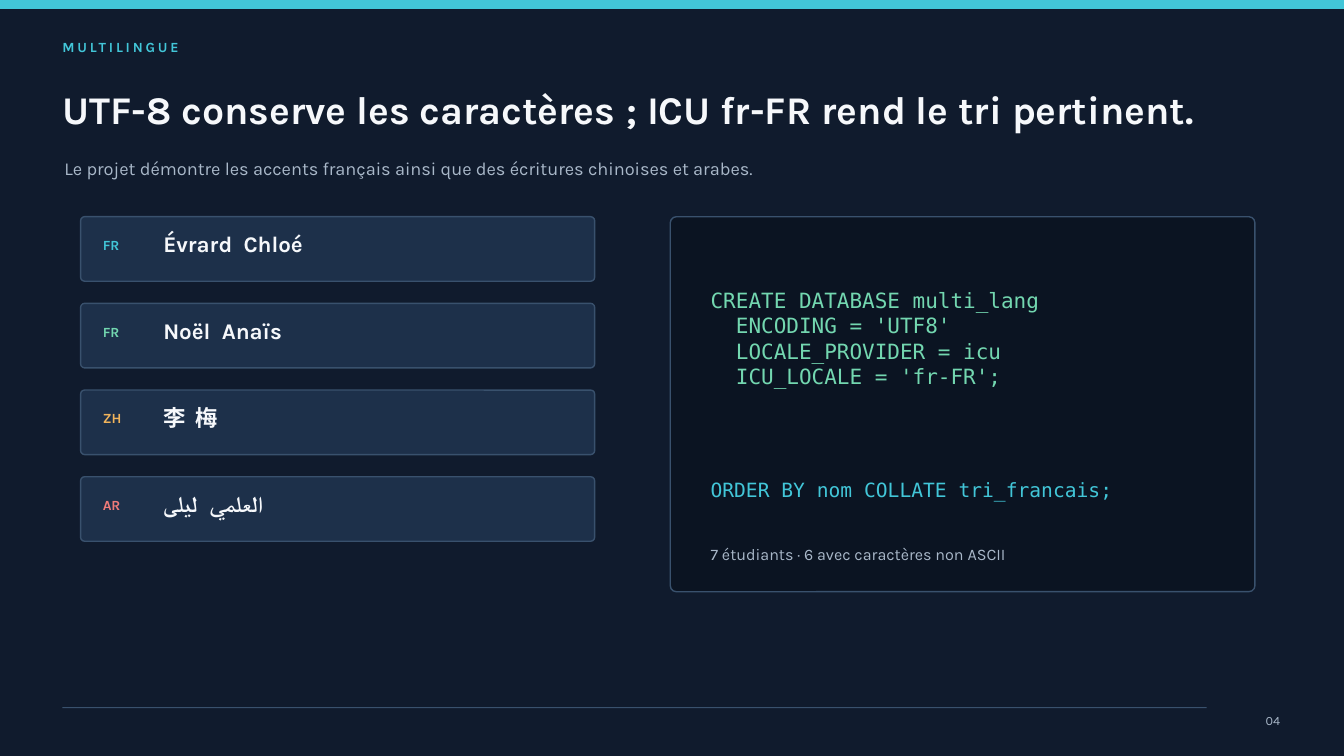
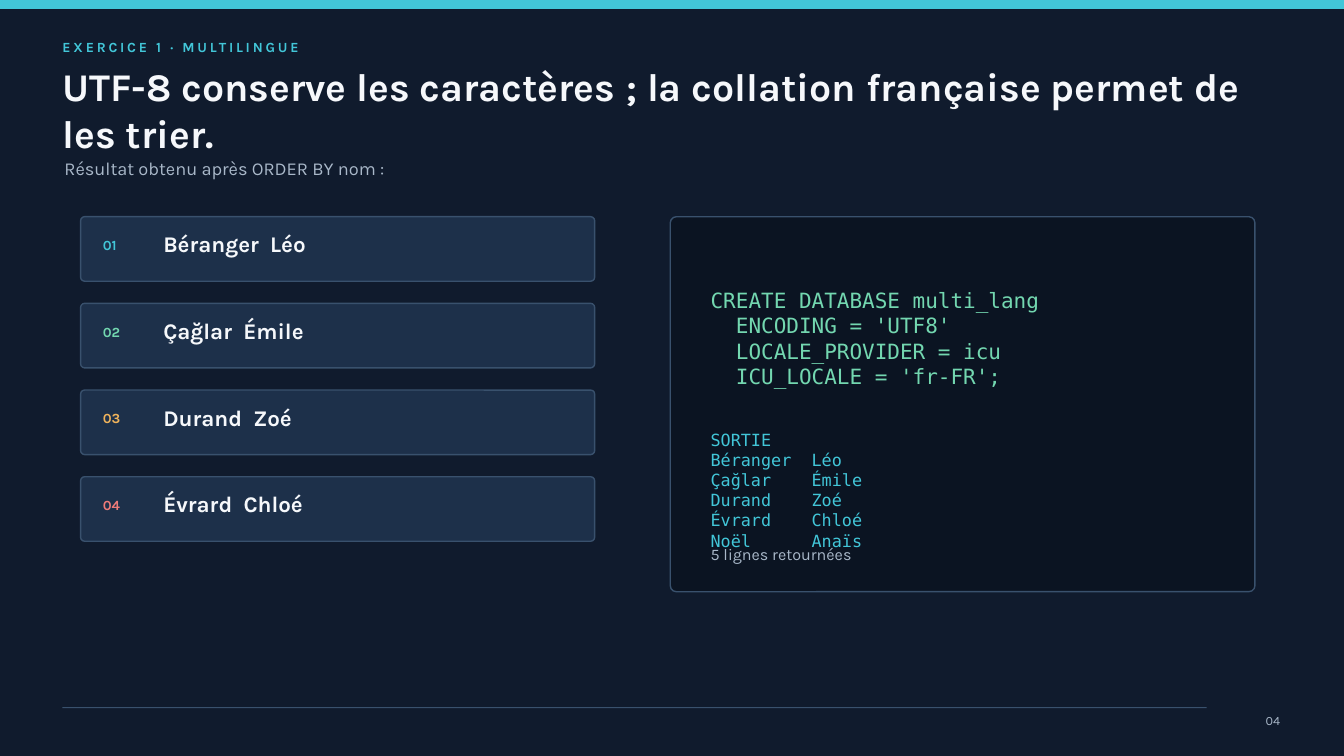
Before and after one commit to BornetFloryan/tp-postgresql, a slide deck: slide 4 of presentation/TP_PostgreSQL_Multilingue.pptx. Drawn at 1344x756 pixels with LibreOffice and Linux fonts; fonts in the diff are those of the drawing. Boxes give left, top, right and bottom in pixels: in the first picture for what was removed or moved away, otherwise in the second. Text is boxed around its words. In the diff, an @@ line names an element or a change of style, - is before the commit and + after.

```diff
--- a/presentation/TP_PostgreSQL_Multilingue.pptx
+++ b/presentation/TP_PostgreSQL_Multilingue.pptx
@@ text at [156, 43, 161, 52]: text changed @@
-MULTILINGUE
+EXERCICE 1 · MULTILINGUE
@@ text at [62, 70, 1239, 149]: text changed @@
-UTF-8 conserve les caractères ; ICU fr-FR rend le tri pertinent.
+UTF-8 conserve les caractères ; la collation française permet de les trier.
@@ text at [64, 161, 376, 179]: text changed @@
-Le projet démontre les accents français ainsi que des écritures chinoises et arabes.
+Résultat obtenu après ORDER BY nom :
@@ text at [163, 234, 306, 258]: text changed @@
-Évrard Chloé
+Béranger Léo
@@ text at [103, 241, 117, 250]: text changed @@
-FR
+01
@@ text at [103, 328, 120, 337]: text changed @@
-FR
+02
@@ text at [163, 318, 303, 345]: text changed @@
-Noël Anaïs
+Çağlar Émile
@@ text at [103, 413, 121, 423]: text changed @@
-ZH
+03
@@ text at [163, 408, 291, 427]: text changed @@
-李 梅
+Durand Zoé
@@ text at [711, 433, 863, 551]: text changed; size 14 to 12 pt @@
-ORDER BY nom COLLATE tri_francais;
+SORTIE
+Béranger Léo
+Çağlar Émile
+Durand Zoé
+Évrard Chloé
+Noël Anaïs
@@ text at [103, 500, 120, 510]: text changed @@
-AR
+04
@@ text at [163, 492, 303, 513]: text changed @@
-العلمي ليلى
+Évrard Chloé
@@ text at [711, 546, 851, 564]: text changed @@
-7 étudiants · 6 avec caractères non ASCII
+5 lignes retournées
```
Also in this commit, not shown: 7 other slides changed, 12 other files.
